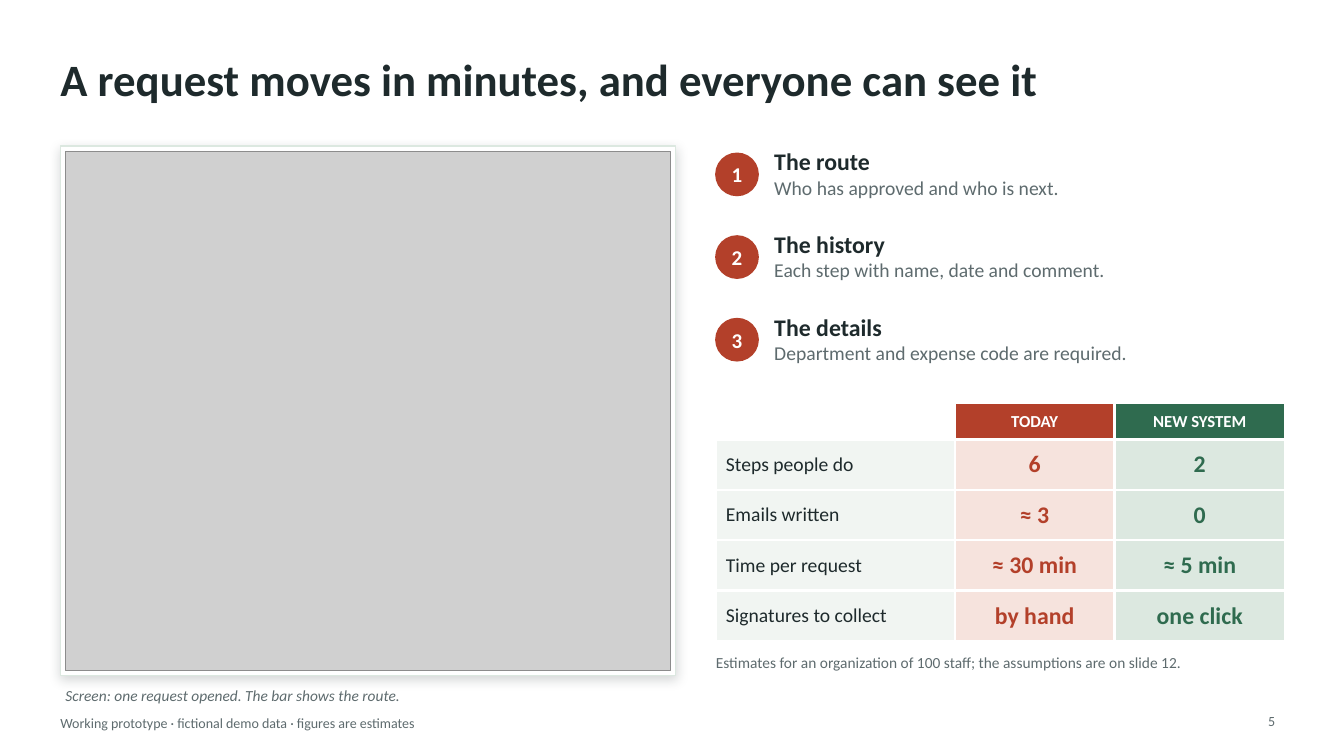
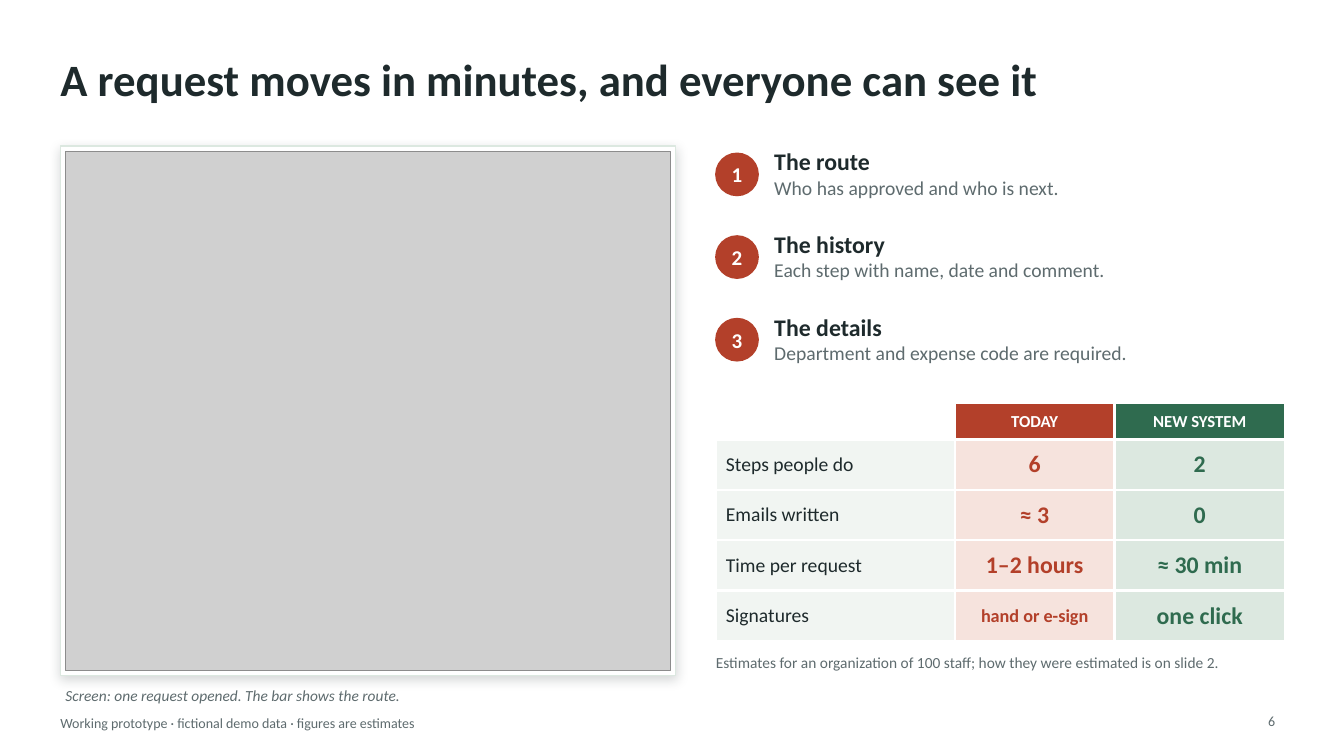
Before and after one commit to AndalibOlee/Portfolio, a slide deck: slide 6 of demo-platform/docs/DEMO_Executive_Presentation.pptx (slide 5 before the commit). Drawn at 1344x756 pixels with LibreOffice and Linux fonts; fonts in the diff are those of the drawing; grey boxes stand for pictures. Boxes give left, top, right and bottom in pixels: in the first picture for what was removed or moved away, otherwise in the second. Text is boxed around its words. In the diff, an @@ line names an element or a change of style, - is before the commit and + after.

```diff
--- a/demo-platform/docs/DEMO_Executive_Presentation.pptx
+++ b/demo-platform/docs/DEMO_Executive_Presentation.pptx
@@ table at (716, 403, 1285, 630) @@
-row 4, column 2: ≈ 30 min
+row 4, column 2: 1–2 hours
-row 4, column 3: ≈ 5 min
+row 4, column 3: ≈ 30 min
-row 5, column 1: Signatures to collect
+row 5, column 1: Signatures
-row 5, column 2: by hand
+row 5, column 2: hand or e-sign
@@ text at (716, 657, 1219, 671): text changed @@
-Estimates for an organization of 100 staff; the assumptions are on slide 12.
+Estimates for an organization of 100 staff; how they were estimated is on slide 2.
@@ page number at (1268, 716, 1275, 726): text changed @@
-5
+6
```
Also in this commit, not shown: 8 other slides changed, 1 slide added, 1 slide removed, 13 other files.
